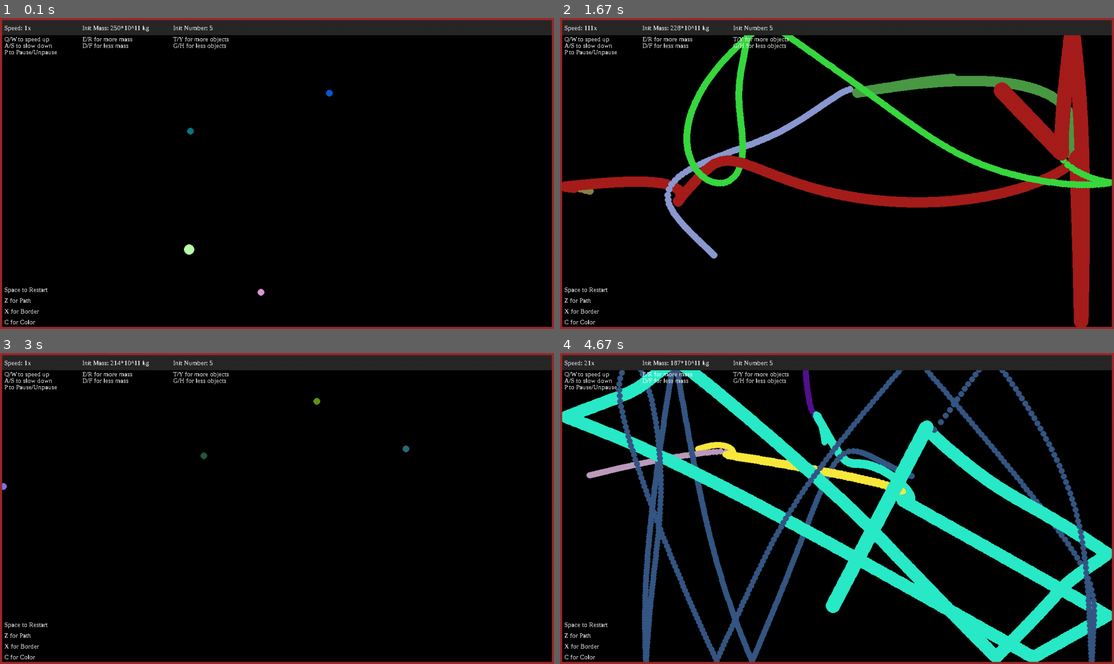
Above: before the commit, frames 1-4 (two rows, left to right).
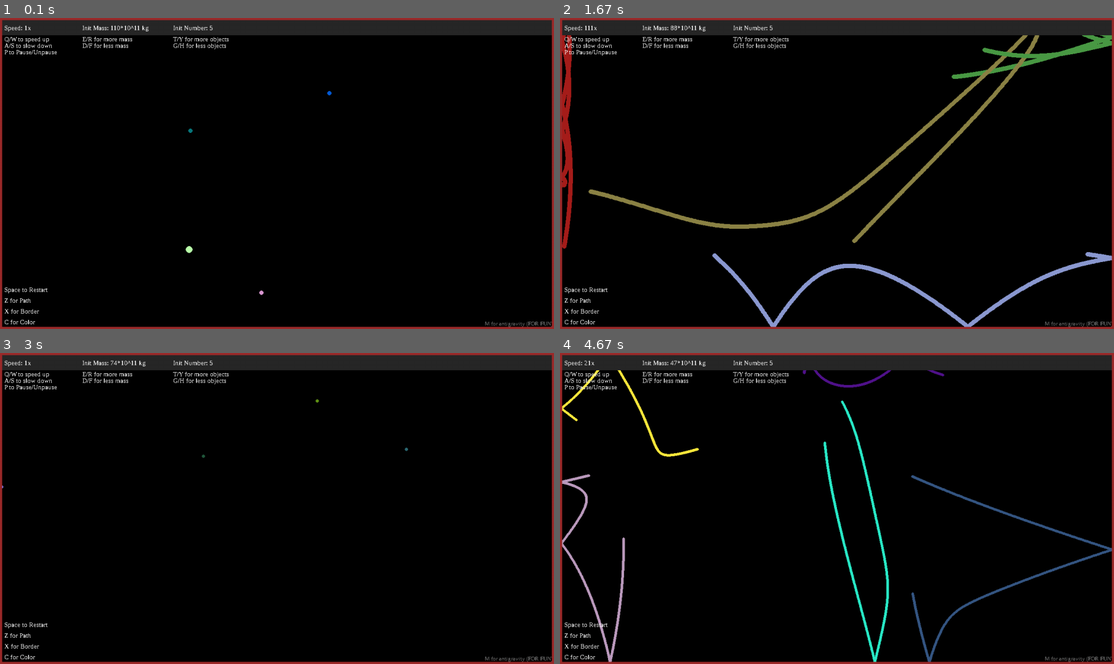
Above: after the commit, the same moments.

Repository: HiDoYa/gravity-simulation
Game: pygame game, started from simulation/main.py
Two runs of this game, one before a commit and one after it. Both use one fixed random seed, a clock stepped at 60 frames per second and the inputs below.
Inputs:
- Up to frame 1 (0.1 s): no input
- Up to frame 2 (1.67 s): tap M at 0.33 s; hold D 0.67-1.13 s; tap Space at 0.73, 1.03, 1.23, 1.57 s; tap Z at 0.82 s; hold W 1.17-1.47 s; tap Y at 1.32 s; hold D from 1.5 s (still down)
- Up to frame 3 (3 s): tap Space at 1.87, 2.07, 2.37, 2.63, 2.97 s; release D at 1.97 s; hold A 2-2.53 s; tap Z at 2.15 s; hold S 2.57-2.87 s; tap Y at 2.72 s; hold A from 2.9 s (still down)
- Up to frame 4 (4.67 s): tap Space at 3.27, 3.4, 3.8, 4.1, 4.47 s; release A at 3.3 s; hold W 3.33-3.7 s; tap Z at 3.48 s; hold D 3.73-4.37 s; tap Y at 3.88 s; hold S from 4.4 s (still down)

The runs differ from the first frame. In frame 1, 0.2% of the frame differs, in the area x 20-100%, y 2-100%; in frame 2, 18%; in frame 3, 0.2%; in frame 4, 26%, in the area x 0-100%, y 2-100%.

Commit message:
Added program parameter support for diff resolutions

Diff:
--- a/simulation/main.py
+++ b/simulation/main.py
@@ -3,20 +3,40 @@
 import random
 import sys
 
+# Returns true if the string is an integer
+def string_is_int(number):
+    try:
+        int(number)
+        return True
+    except ValueError:
+        return False
+
+width = 1280
+height = 720
+# Checks for different number of objects
+if len(sys.argv) > 1:
+    if string_is_int(sys.argv[1]):
+        width = int(sys.argv[1])
+    if len(sys.argv) > 2:
+        if string_is_int(sys.argv[2]):
+            height = int(sys.argv[2])
+
 # Background Colors
 BLACK = (0, 0, 0)
 WHITE = (255, 255, 255)
+GRAY = (120, 120, 120)
 DARK_RED = (156, 43, 43)
 
 # Initialize for program
 pygame.init()
-size = (1280, 720)
+size = (width, height)
 screen = pygame.display.set_mode(size)
 pygame.display.set_caption("Gravity Simulation - Hiroya")
 
 # Font and text
 pygame.font.init()
 text_font = pygame.font.SysFont('Times New Roman', 15)
+text_font_small = pygame.font.SysFont('Times New Roman', 13)
 
 text_space = text_font.render("Space to Restart", False, WHITE)
 text_z = text_font.render("Z for Path", False, WHITE)
@@ -29,6 +49,7 @@
 text_g = text_font.render("T/Y for more objects", False, WHITE)
 text_h = text_font.render("G/H for less objects", False, WHITE)
 text_p = text_font.render("P to Pause/Unpause", False, WHITE)
+text_m = text_font_small.render("M for antigravity (FOR FUN)", False, GRAY)
 
 clock = pygame.time.Clock()
 random.seed()
@@ -36,7 +57,7 @@
 # Create objects
 objects = []
 number_of_objects = 5
-start_mass = 250
+start_mass = 110
 game_speed = 1
 
 # Create border
@@ -56,26 +77,6 @@
 
 # Constant
 GRAV_CONST = 6.67408 * (10 ** (-11))
-# This looks pretty cool
-# GRAV_CONST = -6.67408 * (10 ** (-11))
-
-# Returns true if the string is an integer
-def string_is_int(number):
-    try:
-        int(number)
-        return True
-    except ValueError:
-        return False
-
-
-# Checks for different number of objects
-if len(sys.argv) > 1:
-    if string_is_int(sys.argv[1]):
-        number_of_objects = int(sys.argv[1])
-    if len(sys.argv) > 2:
-        if string_is_int(sys.argv[2]):
-            start_mass = int(sys.argv[2])
-
 
 # class object
 class Object:
@@ -236,20 +237,24 @@
         # Delete objects and reinitialize for new set of objects
         del objects[:]
         init_objects()
+
     # Path
     elif pressed[pygame.K_z] and not pressing:
         pressing = True
         draw_path = not draw_path
+
     # Border
     elif pressed[pygame.K_x] and not pressing:
         pressing = True
         border = not border
         # Border needs to disappear
         screen.fill(BLACK)
+
     # Color
     elif pressed[pygame.K_c] and not pressing:
         pressing = True
         draw_color = not draw_color
+
     # Game speed +
     elif pressed[pygame.K_q] and not pressing:
         pressing = True
@@ -257,6 +262,7 @@
     elif pressed[pygame.K_w] and not pressing:
         pressing = True
         game_speed += 10
+
     # Game speed -
     elif pressed[pygame.K_a] and not pressing:
         pressing = True
@@ -266,6 +272,7 @@
         pressing = True
         if game_speed > 10:
             game_speed -= 10
+
     # Mass +
     elif pressed[pygame.K_e] and not pressing:
         pressing = True
@@ -273,6 +280,7 @@
     elif pressed[pygame.K_r] and not pressing:
         pressing = True
         start_mass += 10
+
     # Mass -
     elif pressed[pygame.K_d] and not pressing:
         pressing = True
@@ -282,6 +290,7 @@
         pressing = True
         if start_mass > 11:
             start_mass -= 10
+
     # Num +
     elif pressed[pygame.K_t] and not pressing:
         pressing = True
@@ -289,6 +298,7 @@
     elif pressed[pygame.K_y] and not pressing:
         pressing = True
         number_of_objects += 10
+
     # Num -
     elif pressed[pygame.K_g] and not pressing:
         pressing = True
@@ -298,10 +308,16 @@
         pressing = True
         if number_of_objects > 11:
             number_of_objects -= 10
+
     # Pause
     elif pressed[pygame.K_p] and not pressing:
         pressing = True
         pause = not pause
+
+    # Wtf
+    elif pressed[pygame.K_m] and not pressing:
+        pressing = True
+        GRAV_CONST *= -1
 
     # Check if player clicked on an object
     if pygame.mouse.get_pressed()[0]:
@@ -417,6 +433,8 @@
     screen.blit(text_x, (10, size[1] - 50))
     screen.blit(text_c, (10, size[1] - 25))
 
+    screen.blit(text_m, (size[0] - 160, size[1] - 20))
+
     # Border drawing
     if border:
         pygame.draw.rect(screen, DARK_RED, border_right)
